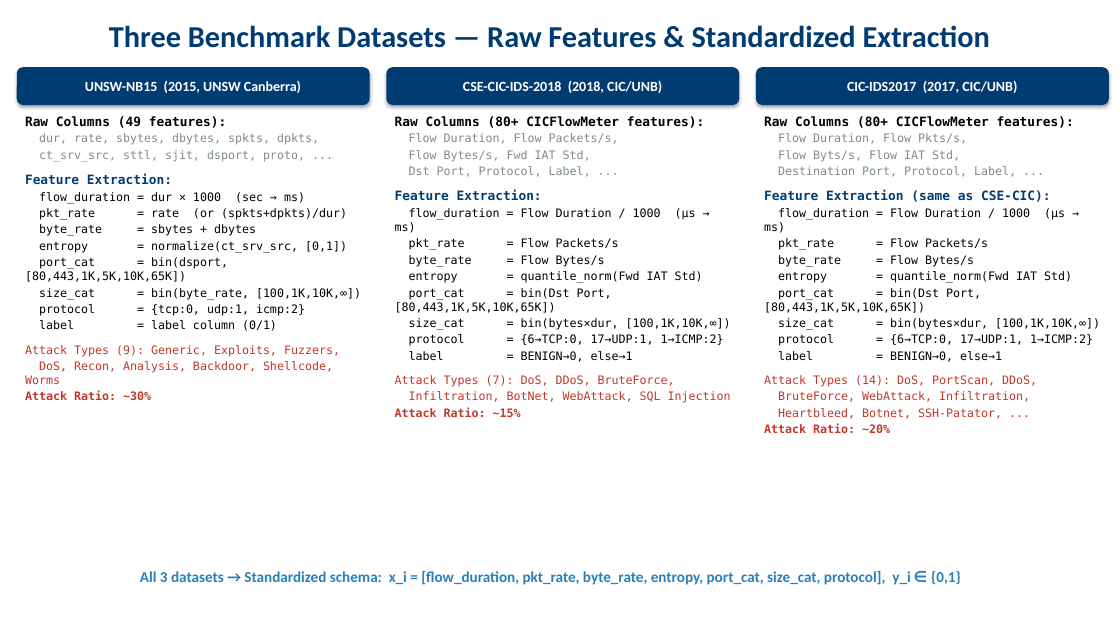
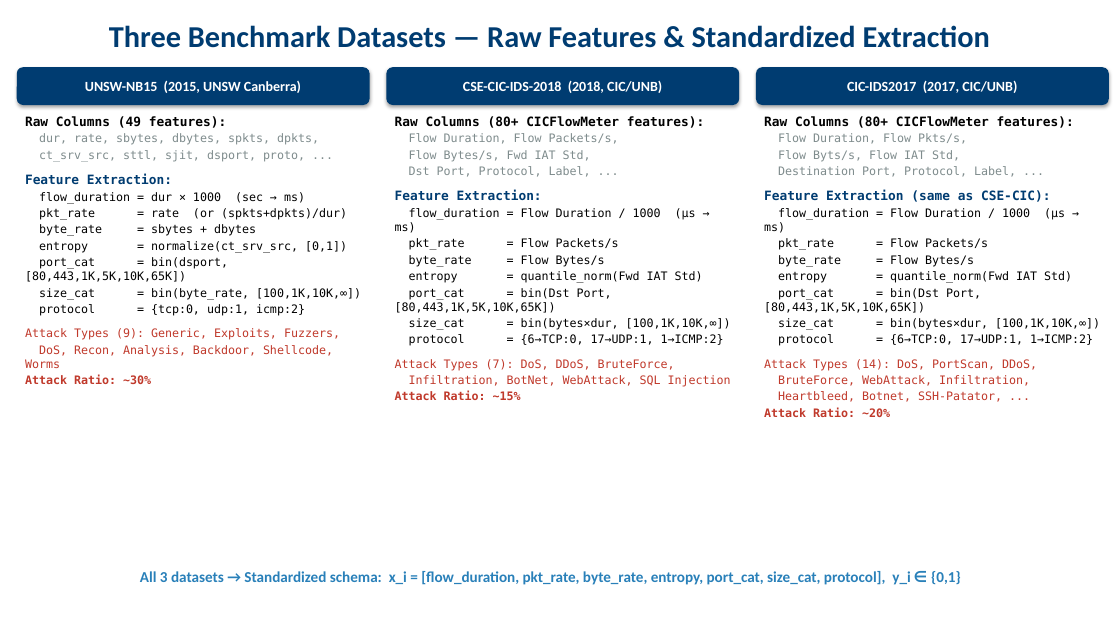
Before and after one commit to pcy12345/adaptive-ids-asrrl, a slide deck: slide 3 of ASRRL_Methodology.pptx. Drawn at 1120x630 pixels with LibreOffice and Linux fonts; fonts in the diff are those of the drawing. Boxes give left, top, right and bottom in pixels: in the first picture for what was removed or moved away, otherwise in the second. Text is boxed around its words. In the diff, an @@ line names an element or a change of style, - is before the commit and + after.

```diff
--- a/ASRRL_Methodology.pptx
+++ b/ASRRL_Methodology.pptx
@@ text at bbox=[39, 320, 277, 331]: paragraph removed @@
-label = label column (0/1)
@@ text at bbox=[409, 351, 633, 362]: paragraph removed @@
-label = BENIGN→0, else→1
@@ text at bbox=[778, 351, 1002, 362]: paragraph removed @@
-label = BENIGN→0, else→1
```
Also in this commit, not shown: 1 other slide changed, 8 slides added, 8 slides removed, 1 other file.
